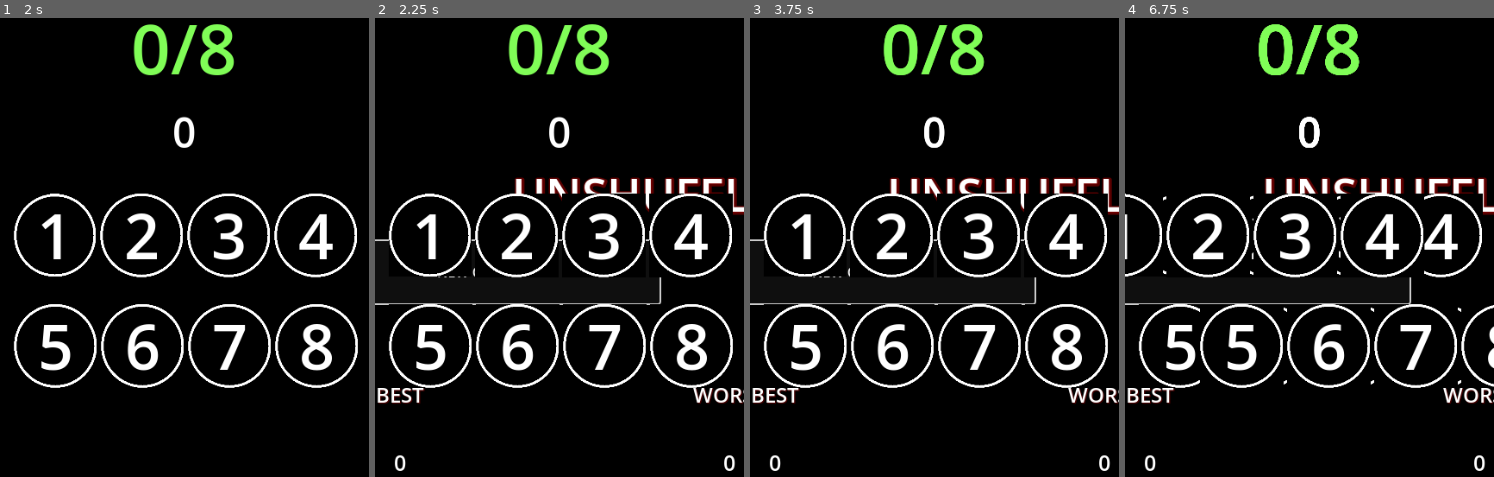
Above: before the commit, frames 1-4 (left to right).
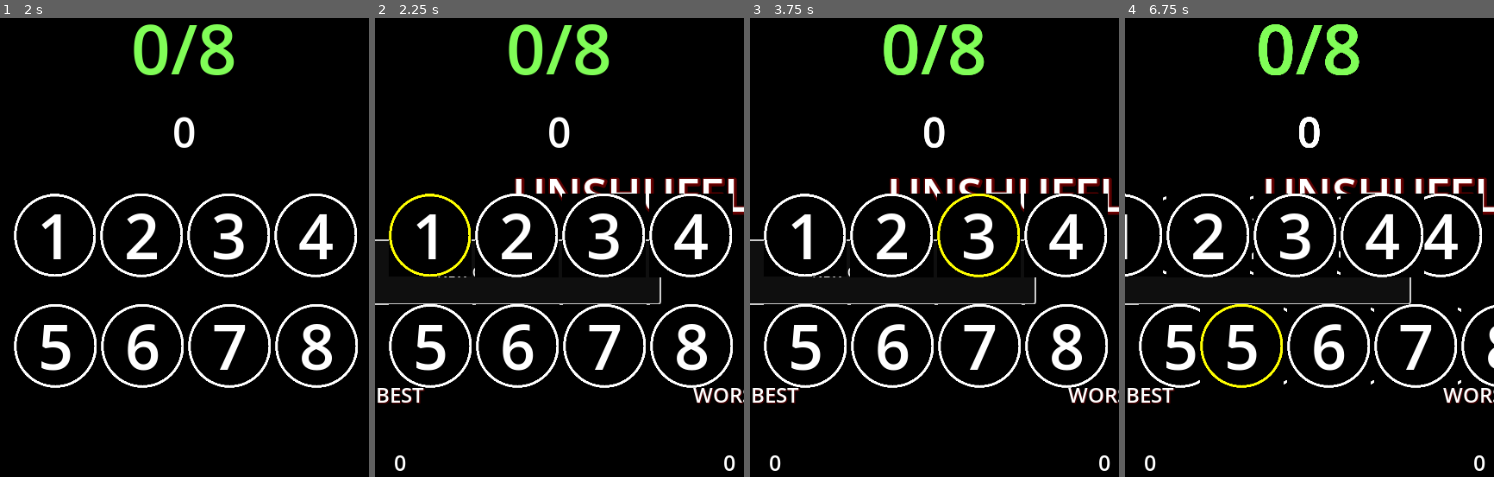
Above: after the commit, the same moments.

Repository: XanderMax/unshuffle
Game: Godot game, scene res://scenes/main.tscn
Same seed, same stepped clock (60 frames per second), same inputs: the game is played once before the commit and once after it.
Inputs (mouse positions are in pixels of both pictures, inside the frame that each line leads up to):
- Up to frame 1 (2 s): click "NEW GAME" at 0.5 s; move the mouse to (265, 297) at 1.27 s; click (265, 297) at 1.42 s
- Up to frame 2 (2.25 s): tap Enter at 2 s; move the mouse to (430, 233) at 2.02 s; click (430, 233) at 2.17 s
- Up to frame 3 (3.75 s): move the mouse to (890, 233) at 2.77 s; click (890, 233) at 2.92 s; tap Space at 3.5 s; move the mouse to (978, 233) at 3.52 s; click (978, 233) at 3.67 s
- Up to frame 4 (6.75 s): tap Enter at 4.25, 5.75 s; move the mouse to (1442, 233) at 4.27 s; click (1442, 233) at 4.42 s; tap Space at 5, 6.5 s; move the mouse to (1180, 343) at 5.02 s; click (1180, 343) at 5.17 s; move the mouse to (1268, 343) at 5.77 s; click (1268, 343) at 5.92 s; move the mouse to (1353, 343) at 6.52 s; click (1353, 343) at 6.67 s

Frame 1 is identical in both runs. In frame 2, 0.5% of the frame differs, in the area x 3-27%, y 38-57%; in frame 3, 0.5%, in the area x 50-74%, y 38-57%; in frame 4, 0.5%.

Commit message:
Rework card2

Diff:
--- a/godot/scenes/board.gd
+++ b/godot/scenes/board.gd
@@ -19,20 +19,19 @@
 	for i in range(self._cards.size()):
 		var card: Card2 = self._cards[i]
 		card.clicked.connect(func(): _on_card_clicked(i, card))
-		card.double_clicked.connect(func(): _on_card_double_clicked())
 		card.set_text(str(i + 1))
 
 
 func _on_card_clicked(index: int, card: Card2):
 	assert(index >= 0 && index < self._cards.size())
 	print("board::_on_card_clicked(", index, ", ", card, ")")
-	if card.is_locked():
+	if card.locked:
 		return
 	if self._selected_card_index < 0:
 		self._selected_card_index = index
-		card.set_selected(true)
+		card.selected = true
 		return
-	self._cards[self._selected_card_index].set_selected(false)
+	self._cards[self._selected_card_index].selected = false
 	var tmp_index: int = self._selected_card_index
 	self._selected_card_index = -1
 	if tmp_index != index:
@@ -51,13 +50,6 @@
 	self.swapped.emit(index0, index1)
 
 
-func _on_card_double_clicked():
-	print("board::_on_card_double_clicked")
-	if self._selected_card_index >= 0 && self._selected_card_index < self._cards.size():
-		self._cards[self._selected_card_index].set_selected(false)
-		self._selected_card_index = -1
-
-
 func play_in():
 	if not self.is_playing():
 		$AnimationPlayer.play("play_in")
--- a/godot/scenes/card2.gd
+++ b/godot/scenes/card2.gd
@@ -1,75 +1,49 @@
 class_name Card2 extends Control
+
+
+signal clicked()
+
 
 const _circle_unlocked_texture: Resource = preload("res://imgs/03_circle_white.png")
 const _circle_locked_texture: Resource = preload("res://imgs/04_circle_white_gray_bg.png")
 
-var _locked:bool = false
-var _selected: bool = false
-var _click_timer: Timer = Timer.new()
 
-signal clicked()
-signal double_clicked()
+var locked:bool = false:
+	set(val):
+		print("card2::locked::set(", val, ")")
+		if val != locked:
+			locked = val
+			_update_locked()
 
-# Called when the node enters the scene tree for the first time.
-func _ready():
-	self._click_timer.one_shot = true
-	self._click_timer.timeout.connect(_on_click_timer_timeout)
-	self.add_child(_click_timer)
+var selected: bool = false:
+	set(val):
+		print("card2::selected:set(", val, ")")
+		if val != selected:
+			selected = val
+			_update_selected()
+
 
 func _gui_input(event):
 	if not (event is InputEventMouseButton):
 		return
 	var mouseEvent:InputEventMouseButton = event as InputEventMouseButton
 	if event.is_pressed() and event.button_index == MOUSE_BUTTON_LEFT:
-		if mouseEvent.double_click:
-			_on_double_click()
-		else:
-			_on_click()
+		if not mouseEvent.double_click:
+			self.clicked.emit()
 
 
-func _on_click():
-	print("card2::_on_click")
-	_click_timer.start(0.25)
-
-
-func _on_click_timer_timeout():
-	print("card2::_on_click_timer_timeout")
-	self.clicked.emit()
-
-
-func _on_double_click():
-	print("card2::_on_double_click")
-	self._click_timer.stop()
-	self._toggle_locked()
-	self.double_clicked.emit()
-
-
-func _toggle_locked():
-	self._locked = not self._locked
-	print("card2::_toggle_locked ", self._locked, self)
-	if self._locked:
+func _update_locked():
+	if self.locked:
 		$Circle.texture = self._circle_locked_texture
 	else:
 		$Circle.texture = self._circle_unlocked_texture
 
 
-func is_locked() -> bool:
-	return self._locked
-
-
-func set_selected(selected: bool):
-	print("card2::set_selected ", selected)
-	if self._selected == selected:
-		return
-	self._selected = selected
-	if self._selected:
+func _update_selected():
+	if self.selected:
 		$Circle.modulate = Color.YELLOW
 	else:
 		$Circle.modulate = Color.WHITE
-
-
-func is_selected() -> bool:
-	return self._selected
 
 
 func set_text(text: String):
--- /dev/null
+++ b/godot/scenes/notepad.gd
@@ -0,0 +1,25 @@
+extends GridContainer
+
+
+signal card_toggled(bool)
+
+
+var _cards: Array[Card2]
+
+
+func _ready():
+	for i in range(8):
+		var card: Card2 = self.get_node("Card%d" % i) as Card2
+		assert(card)
+		self._cards.push_back(card)
+		card.clicked.connect(func(): _on_card_clicked(i, card))
+
+	$PadlockIcon.clicked.connect(self._on_padlock_clicked)
+
+
+func _on_card_clicked(index: int, card: Card2):
+	print("notepad::_on_card_clicked(", index, ")")
+
+
+func _on_padlock_clicked():
+	print("notepad::_on_padlock_clicked")
--- a/godot/scenes/notepad.tscn
+++ b/godot/scenes/notepad.tscn
@@ -1,7 +1,9 @@
-[gd_scene load_steps=3 format=3 uid="uid://brd6qlguf3i2q"]
+[gd_scene load_steps=5 format=3 uid="uid://brd6qlguf3i2q"]
 
+[ext_resource type="Script" path="res://scenes/notepad.gd" id="1_g31iu"]
 [ext_resource type="PackedScene" uid="uid://dhlq5vq34rl7g" path="res://scenes/card2.tscn" id="2_mwvha"]
 [ext_resource type="Texture2D" uid="uid://b1175yc15ijdt" path="res://imgs/02_padlock_icon_white_open.svg" id="3_r6x0g"]
+[ext_resource type="Script" path="res://scenes/padlock_icon.gd" id="3_ybpot"]
 
 [node name="Notepad" type="GridContainer"]
 anchors_preset = 15
@@ -12,33 +14,35 @@
 size_flags_horizontal = 3
 size_flags_vertical = 3
 columns = 3
+script = ExtResource("1_g31iu")
+
+[node name="Card0" parent="." instance=ExtResource("2_mwvha")]
+layout_mode = 2
+
+[node name="Card1" parent="." instance=ExtResource("2_mwvha")]
+layout_mode = 2
 
 [node name="Card2" parent="." instance=ExtResource("2_mwvha")]
 layout_mode = 2
 
+[node name="Card7" parent="." instance=ExtResource("2_mwvha")]
+layout_mode = 2
+
+[node name="PadlockIcon" type="TextureRect" parent="."]
+layout_mode = 2
+texture = ExtResource("3_r6x0g")
+expand_mode = 1
+stretch_mode = 5
+script = ExtResource("3_ybpot")
+
 [node name="Card3" parent="." instance=ExtResource("2_mwvha")]
 layout_mode = 2
 
-[node name="Card4" parent="." instance=ExtResource("2_mwvha")]
+[node name="Card6" parent="." instance=ExtResource("2_mwvha")]
 layout_mode = 2
 
 [node name="Card5" parent="." instance=ExtResource("2_mwvha")]
 layout_mode = 2
 
-[node name="TextureRect" type="TextureRect" parent="."]
+[node name="Card4" parent="." instance=ExtResource("2_mwvha")]
 layout_mode = 2
-texture = ExtResource("3_r6x0g")
-expand_mode = 1
-stretch_mode = 5
-
-[node name="Card6" parent="." instance=ExtResource("2_mwvha")]
-layout_mode = 2
-
-[node name="Card7" parent="." instance=ExtResource("2_mwvha")]
-layout_mode = 2
-
-[node name="Card8" parent="." instance=ExtResource("2_mwvha")]
-layout_mode = 2
-
-[node name="Card9" parent="." instance=ExtResource("2_mwvha")]
-layout_mode = 2
--- /dev/null
+++ b/godot/scenes/padlock_icon.gd
@@ -0,0 +1,34 @@
+class_name PadlockIcon extends TextureRect
+
+signal clicked()
+
+
+const _closed_padlock_texture: Resource = preload("res://imgs/01_padlock_icon_white_closed.svg")
+const _opened_padlock_texture: Resource = preload("res://imgs/02_padlock_icon_white_open.svg")
+
+var locked: bool = false:
+	set(val):
+		if val != locked:
+			locked = val
+			_update_icon()
+			self.clicked.emit()
+
+
+func _ready():
+	_update_icon()
+
+
+func _update_icon():
+	if self.locked:
+		self.texture = self._closed_padlock_texture
+	else:
+		self.texture = self._opened_padlock_texture
+
+
+func _gui_input(event):
+	if not (event is InputEventMouseButton):
+		return
+	var mouseEvent:InputEventMouseButton = event as InputEventMouseButton
+	if event.is_pressed() and event.button_index == MOUSE_BUTTON_LEFT:
+		if not mouseEvent.double_click:
+			self.locked = not self.locked
